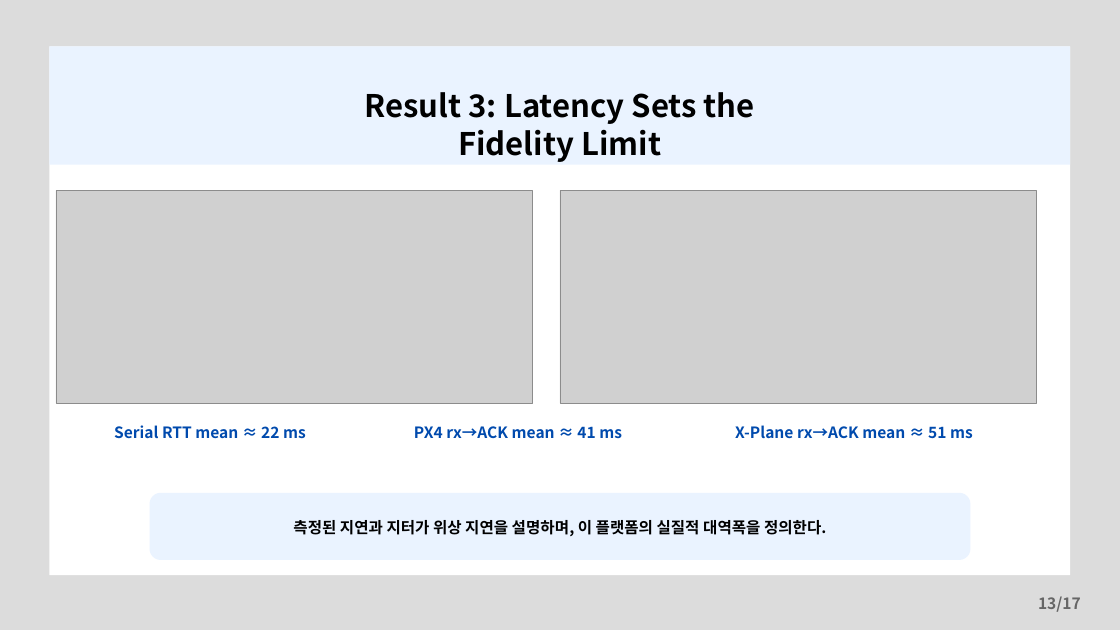
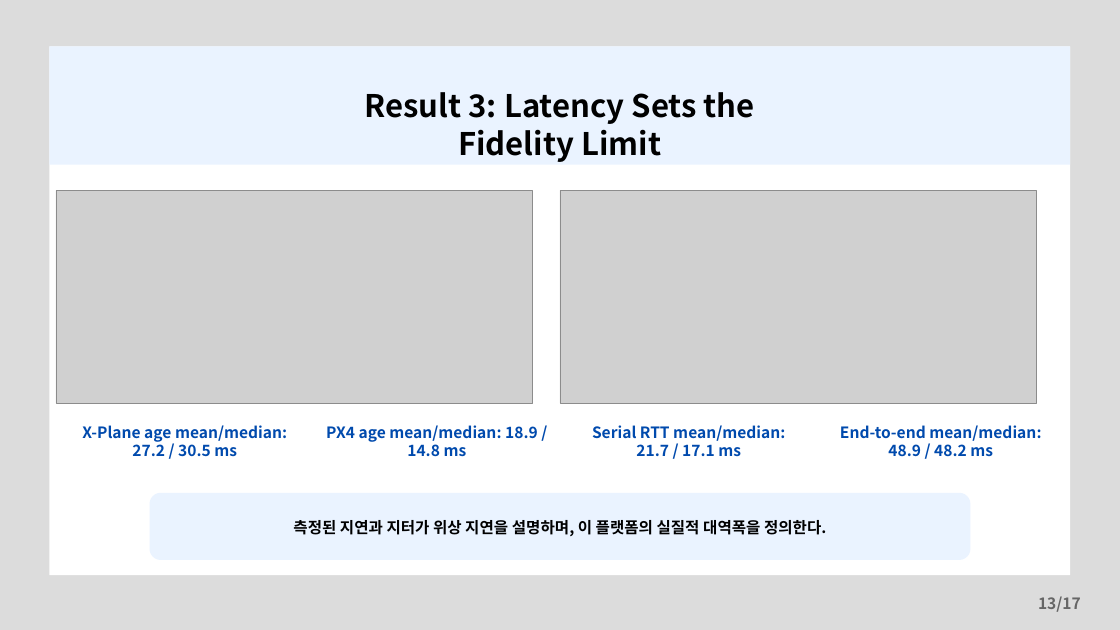
Before and after one commit to banana99ou/Stewart-Platform, a slide deck: slide 13 of presentation/KSAS_Spring2026_Presentation.pptx. Drawn at 1120x630 pixels with LibreOffice and Linux fonts; fonts in the diff are those of the drawing; grey boxes stand for pictures. Boxes give left, top, right and bottom in pixels: in the first picture for what was removed or moved away, otherwise in the second. Text is boxed around its words. In the diff, an @@ line names an element or a change of style, - is before the commit and + after.

```diff
--- a/presentation/KSAS_Spring2026_Presentation.pptx
+++ b/presentation/KSAS_Spring2026_Presentation.pptx
@@ text at <box>82,425,287,457</box>: text changed @@
-Serial RTT mean ≈ 22 ms
+X-Plane age mean/median: 27.2 / 30.5 ms
@@ text at <box>326,425,538,457</box>: text changed @@
-PX4 rx→ACK mean ≈ 41 ms
+PX4 age mean/median: 18.9 / 14.8 ms
@@ text added at <box>592,425,785,456</box>, 20 pt, text #004AAD, bold @@
+Serial RTT mean/median: 21.7 / 17.1 ms
@@ text removed at <box>735,425,973,439</box> @@
-X-Plane rx→ACK mean ≈ 51 ms
@@ text added at <box>840,425,1041,457</box>, 20 pt, text #004AAD, bold @@
+End-to-end mean/median: 48.9 / 48.2 ms
```
Also in this commit, not shown: 11 other slides changed, 1 other file.
